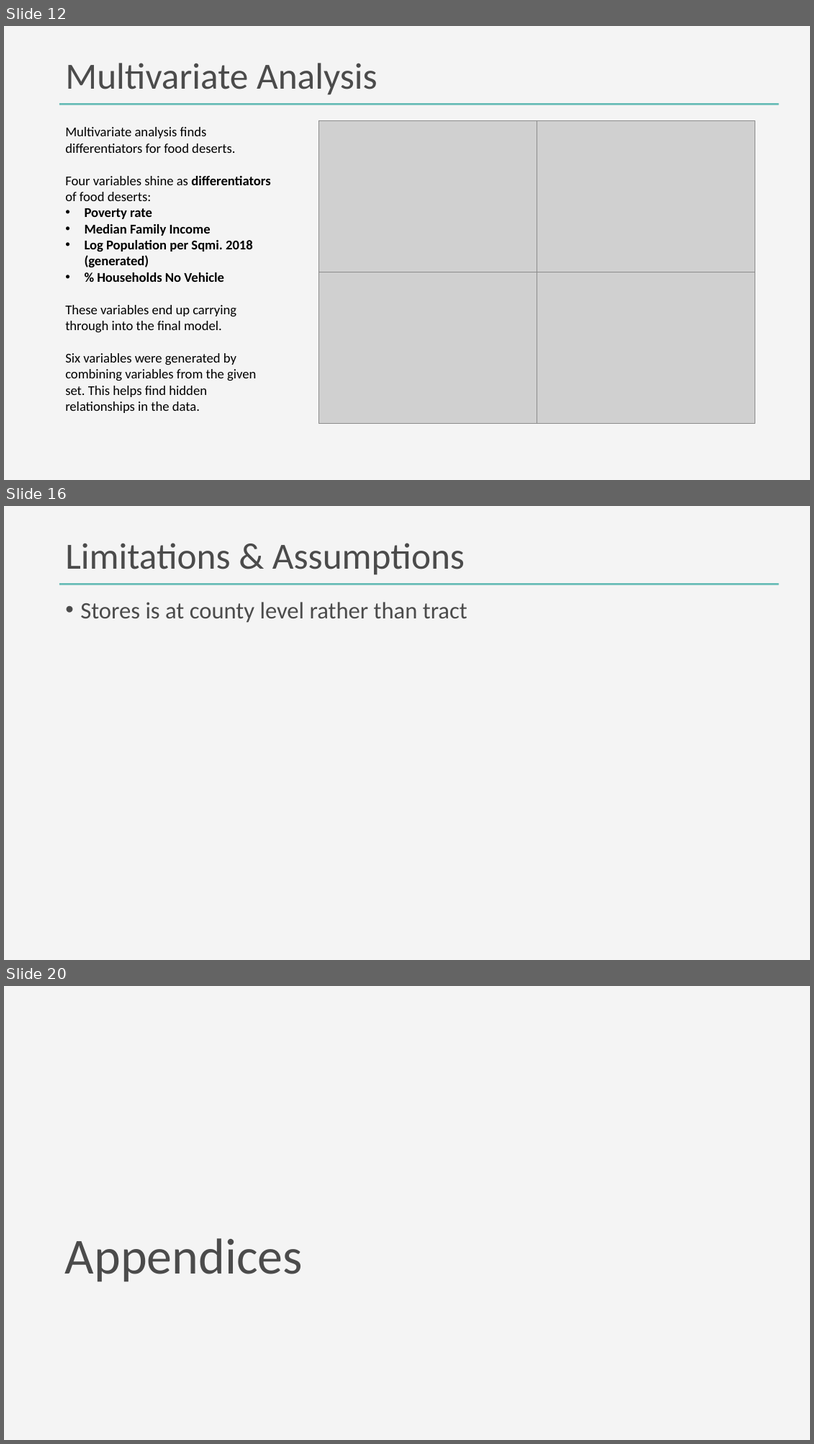
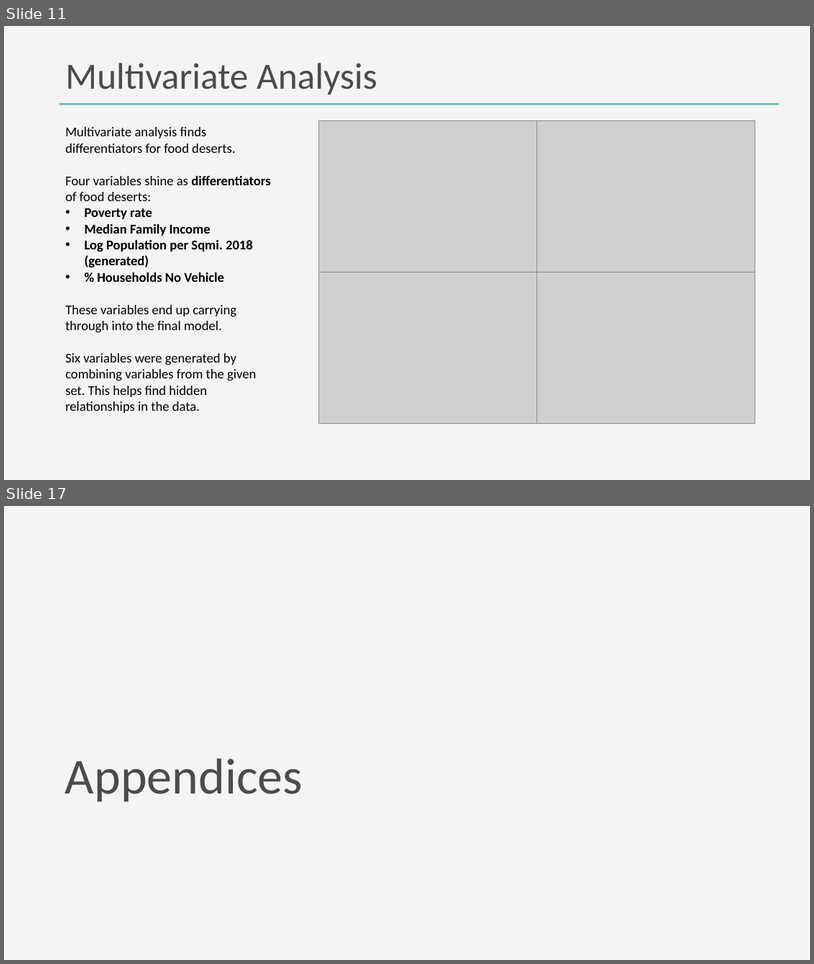
Before and after one commit to DanteHaywood/cfc_ds_screen, a slide deck: doc/2020_11_25_cfc_ds_technical_screen_haywood.pptx. Shown one above the other, each under a label of ours: slides 12, 16 and 20 before the commit, slides 11 and 17 after it; the slides between them are not shown. The pictures are 814x1444 and 814x964 pixels, drawn with LibreOffice and Linux fonts; fonts in the diff are those of the drawing; grey boxes stand for pictures. Boxes give left, top, right and bottom in pixels: in the first picture for what was removed or moved away, otherwise in the second. Text is boxed around its words. In the diff, an @@ line names an element or a change of style, - is before the commit and + after.

```diff
--- a/doc/2020_11_25_cfc_ds_technical_screen_haywood.pptx
+++ b/doc/2020_11_25_cfc_ds_technical_screen_haywood.pptx
@@ slide 16 removed at bbox=[4, 506, 810, 960], background #F4F4F4; not listed: 1 template element that a slide beside it also shows @@
@@ title removed at bbox=[65, 543, 465, 575] @@
-Limitations & Assumptions
@@ text removed at bbox=[80, 602, 468, 623] @@
-• Stores is at county level rather than tract
@@ what was slide 12 is now slide 11 @@
@@ what was slide 20 is now slide 17 @@
```
Also in this commit, not shown: 3 slides changed, 4 slides added, 6 other slides removed, 4 other files.
